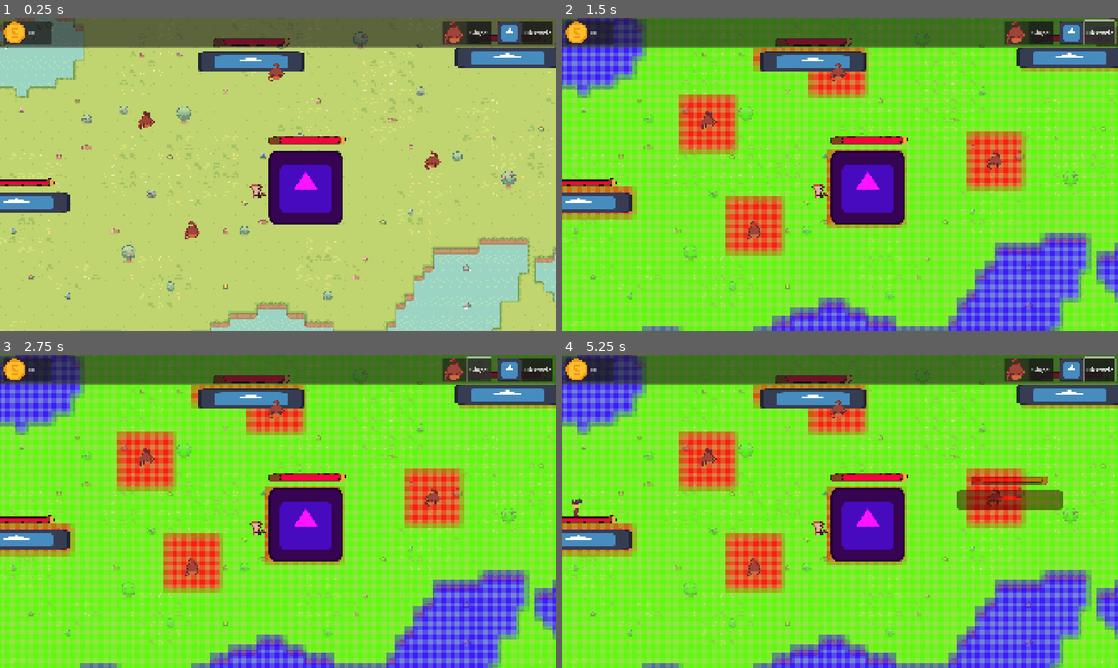
Above: before the commit, frames 1-4 (two rows, left to right).
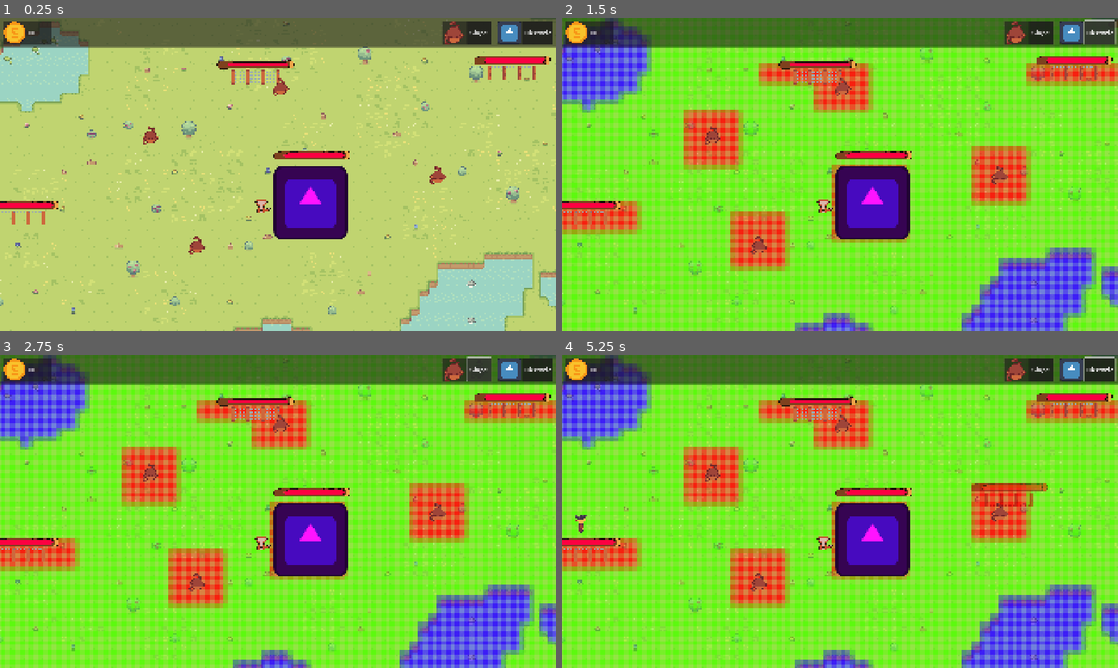
Above: after the commit, the same moments.

Repository: CreaJeu/PirateTowerDefense
Game: Godot game, scene res://scenes/main.tscn
The game is run twice, just before and just after one commit, with the same random seed, the same clock (stepped at 60 frames per second) and the same inputs. The engine's default icon, where the game draws it, is replaced by a stand-in: a white triangle on a blue panel in a dark square.
Inputs (mouse positions are in pixels of both pictures, inside the frame that each line leads up to):
- Up to frame 1 (0.25 s): no input
- Up to frame 2 (1.5 s): click "Singe" at 0.5 s; click "Obstacle" at 1.25 s
- Up to frame 3 (2.75 s): click "Singe" at 2 s
- Up to frame 4 (5.25 s): click "Obstacle" at 2.75 s; click "Singe" at 3.5 s; click "Obstacle" at 4.25 s; move the mouse to (962, 495) at 5.02 s; click (962, 495) at 5.1 s

The runs differ from the first frame. In frame 1, 21% of the frame differs, in the area x 0-100%, y 0-100%; in frame 2, 66%; in frame 3, 66%; in frame 4, 66%.

Commit message:
barricade

Diff:
--- a/scenes/main.tscn
+++ b/scenes/main.tscn
@@ -206,6 +206,14 @@
 position = Vector2(895, 547)
 script = ExtResource("12_a8y0u")
 
+[node name="NameTag" type="Label" parent="Pumpkin"]
+texture_filter = 1
+offset_left = -33.0
+offset_top = -37.0
+offset_right = 37.0
+offset_bottom = -14.0
+text = "Pumpkin"
+
 [node name="AnimatedSprite2D" type="AnimatedSprite2D" parent="Pumpkin"]
 texture_filter = 1
 sprite_frames = SubResource("SpriteFrames_jkv2x")
@@ -215,13 +223,8 @@
 position = Vector2(0, 0.5)
 shape = SubResource("RectangleShape2D_jkv2x")
 
-[node name="NameTag" type="Label" parent="Pumpkin"]
-offset_right = 40.0
-offset_bottom = 23.0
-text = "Pumpkin"
-
 [node name="Camera2D" type="Camera2D" parent="."]
-position = Vector2(930, 519)
+position = Vector2(922, 493)
 zoom = Vector2(2, 2)
 limit_smoothed = true
 position_smoothing_enabled = true
--- a/scenes/obstacle.tscn
+++ b/scenes/obstacle.tscn
@@ -1,33 +1,32 @@
 [gd_scene load_steps=6 format=3 uid="uid://bl5du0khkvx0c"]
 
 [ext_resource type="Script" uid="uid://idrk60cu26ny" path="res://scripts/obstacle.gd" id="1_drdry"]
-[ext_resource type="Texture2D" uid="uid://cn3wnfphg1psv" path="res://icon.svg" id="1_sl1jc"]
+[ext_resource type="Texture2D" uid="uid://m36f0an1ddpr" path="res://assets/sprites/structure/barricade3.png" id="2_cjuko"]
 [ext_resource type="PackedScene" uid="uid://curylix2vk8n3" path="res://scenes/health_bar.tscn" id="3_cjuko"]
 
 [sub_resource type="RectangleShape2D" id="RectangleShape2D_aubd6"]
-size = Vector2(183, 33)
+size = Vector2(86.5, 25)
 
 [sub_resource type="RectangleShape2D" id="RectangleShape2D_drdry"]
-size = Vector2(184, 33)
+size = Vector2(87, 24)
 
 [node name="Obstacle" type="StaticBody2D"]
 script = ExtResource("1_drdry")
 
 [node name="CollisionShape2D" type="CollisionShape2D" parent="."]
-position = Vector2(81.5, 6.5)
+position = Vector2(80.75, 7)
 shape = SubResource("RectangleShape2D_aubd6")
 
 [node name="Sprite2D" type="Sprite2D" parent="."]
 position = Vector2(81.5, 6.5)
-scale = Vector2(1.44531, 0.273438)
-texture = ExtResource("1_sl1jc")
+texture = ExtResource("2_cjuko")
 
 [node name="NavigationObstacle2D" type="NavigationObstacle2D" parent="."]
 
 [node name="ConstructionRestriction" type="Area2D" parent="."]
 
 [node name="CollisionShape2D" type="CollisionShape2D" parent="ConstructionRestriction"]
-position = Vector2(82, 6.5)
+position = Vector2(81.5, 7)
 shape = SubResource("RectangleShape2D_drdry")
 
 [node name="HealthBar" parent="." instance=ExtResource("3_cjuko")]
@@ -37,7 +36,7 @@
 anchor_right = 0.5
 anchor_bottom = 0.5
 offset_left = 14.0
-offset_top = -35.0
+offset_top = -22.0
 offset_right = 14.0
-offset_bottom = -35.0
+offset_bottom = -22.0
 size_flags_horizontal = 4
Binary file added: assets/sprites/structure/barricade3.png
Not shown, added: assets/sprites/structure/barricade3.png.import
Not shown: 1 places in scenes/main.tscn that only renumber resources
